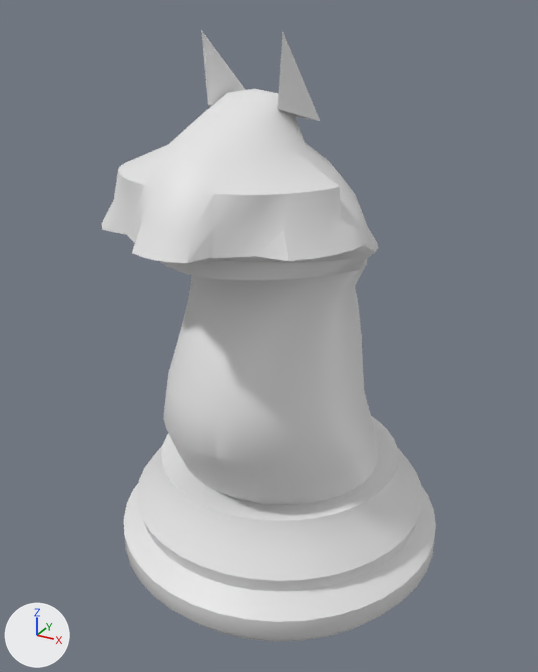
Two versions of the OBJ model assets/models/chess/knight.obj, one commit apart.
Before and after are seen from a camera (50 mm lens) standing at (0.0788, -0.1491, 0.1338) and looking at (-0.0006, -0.0048, 0.0616). The lights are fixed; the arrows at lower left show +X, +Y and +Z. The older version comes first. Where no turn or scale is listed for an object, it has been applied to the vertices.

The first picture shows 'knight'.
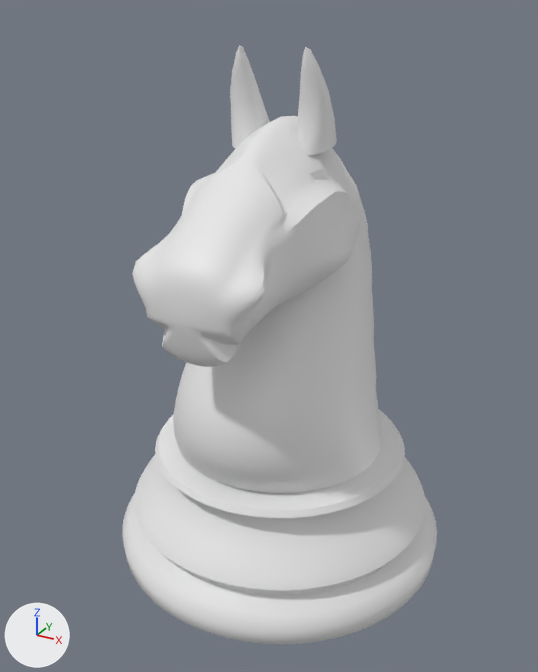
Location of each change, (x1, y1, x2, y2) in pixels of the pictures (538 x 672 px):
'knight', reshaped: before (102, 30, 436, 642); after (122, 45, 437, 644)
part 1 of me_knight, rebuilt (14% wider, 27% taller): before (102, 89, 379, 505); after (122, 116, 437, 644)
part 2 of me_knight, added: after (230, 45, 270, 148)
part 3 of me_knight, added: after (296, 47, 337, 155)
part 4 of me_knight, deleted: before (124, 416, 436, 642)
part 5 of me_knight, deleted: before (201, 30, 320, 121)

What changed in the scene script:
```text
Change me_knight:
    used by ob_knight; location = (0.0, 0.0, 0.0)
    verts and faces of me_knight; kept vertices keep their numbers, new ones are numbered from 930
    before: 922 (-0.003, -0.003, 0.113), 923 (-0.013, -0.008, 0.113), 924 (-0.008, -0.017, 0.116) at pixel (207, 104), 925 (-0.009, -0.017, 0.13) at pixel (201, 29), 926 (0.003, -0.003, 0.113)
    before: 927 (0.013, -0.008, 0.113) at pixel (320, 121), 928 (0.008, -0.017, 0.116) at pixel (277, 109), 929 (0.009, -0.017, 0.13) at pixel (282, 31)
    remove me_knight.from_pydata(...)  # 930 vertices, 1766 faces; spans x -0.042..0.042, y -0.048..0.042, z 0.0..0.13
    add me_knight.from_pydata(...)  # 3566 vertices, 7120 faces; spans x -0.0425..0.0425, y -0.0425..0.0425, z 0.0..0.1268
    me_knight part 1: the loose piece of 601 vertices spanning x -0.029..0.029, y -0.048..0.0311, z 0.028..0.119 is rebuilt with 3362 vertices and now spans x -0.0425..0.0425, y -0.0425..0.0425, z 0.0..0.1121
    me_knight part 2: a new loose piece of 102 vertices spanning x -0.0121..-0.0036, y -0.0054..0.0072, z 0.1053..0.1268
    me_knight part 3: a new loose piece of 102 vertices spanning x 0.0036..0.0121, y -0.0054..0.0072, z 0.1053..0.1268
    me_knight part 4: the loose piece of 321 vertices spanning x -0.042..0.042, y -0.042..0.042, z 0.0..0.028 is deleted
    me_knight part 5
    add delete_vertices([*range(922, 930)])  # with the faces that use them
```
